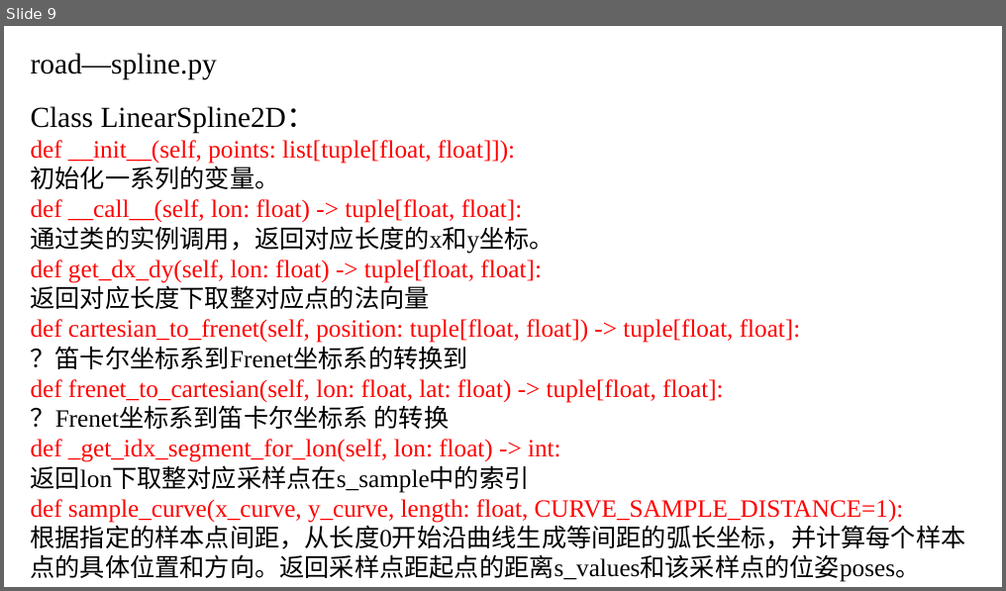
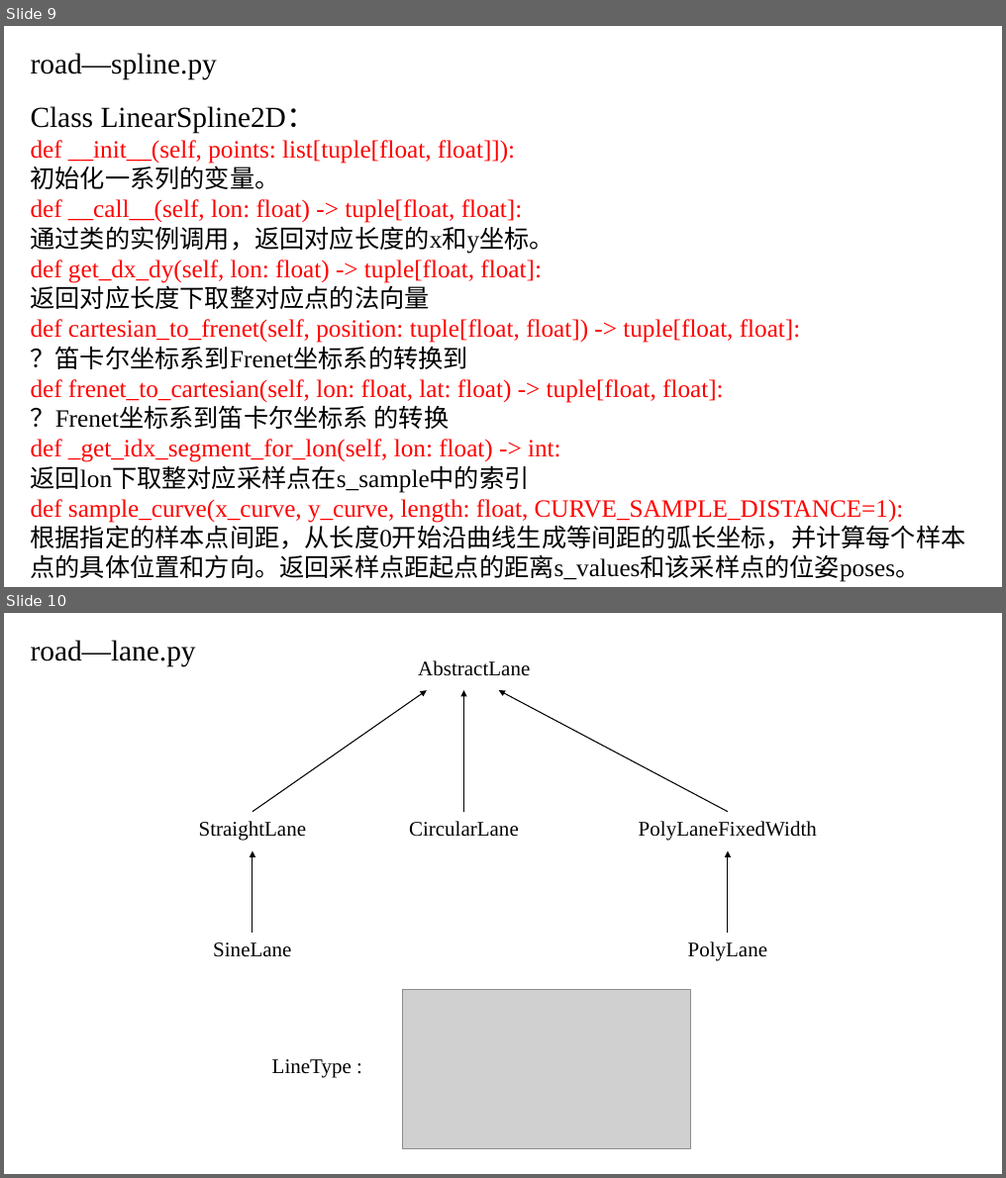
Before and after one commit to QinCheng0928/RL, a slide deck: Highway_env代码学习.pptx. Shown one above the other, each under a label of ours: slide 9 before the commit, slides 9 and 10 after it. The pictures are 1006x591 and 1006x1178 pixels, drawn with LibreOffice and Linux fonts; fonts in the diff are those of the drawing; grey boxes stand for pictures. Boxes give left, top, right and bottom in pixels: in the first picture for what was removed or moved away, otherwise in the second. Text is boxed around its words. In the diff, an @@ line names an element or a change of style, - is before the commit and + after.

```diff
--- a/Highway_env代码学习.pptx
+++ b/Highway_env代码学习.pptx
@@ slide 10 added at (4, 613, 1002, 1174), background #FFFFFF @@
@@ text added at (31, 640, 196, 666), 28 pt, text #000000 @@
+road—lane.py
@@ text added at (418, 661, 530, 676), 20 pt, text #000000 @@
+AbstractLane
@@ arrow added from (252, 812) to (427, 690), #000000 1 pt @@
@@ arrow added from (463, 812) to (463, 690), #000000 1 pt @@
@@ arrow added from (728, 812) to (499, 690), #000000 1 pt @@
@@ text added at (199, 821, 306, 841), 20 pt, text #000000 @@
+StraightLane
@@ text added at (409, 821, 519, 837), 20 pt, text #000000 @@
+CircularLane
@@ text added at (639, 821, 817, 841), 20 pt, text #000000 @@
+PolyLaneFixedWidth
@@ arrow added from (252, 934) to (252, 851), #000000 1 pt @@
@@ arrow added from (728, 934) to (728, 851), #000000 1 pt @@
@@ text added at (213, 943, 291, 958), 20 pt, text #000000 @@
+SineLane
@@ text added at (688, 942, 768, 961), 20 pt, text #000000 @@
+PolyLane
@@ picture added at (402, 990, 690, 1149) @@
@@ text added at (272, 1059, 351, 1078), 20 pt, text #000000 @@
+LineType :
```
Also in this commit, not shown: 1 slide changed, 1 other slide added, 1 slide removed, 1 other file.
